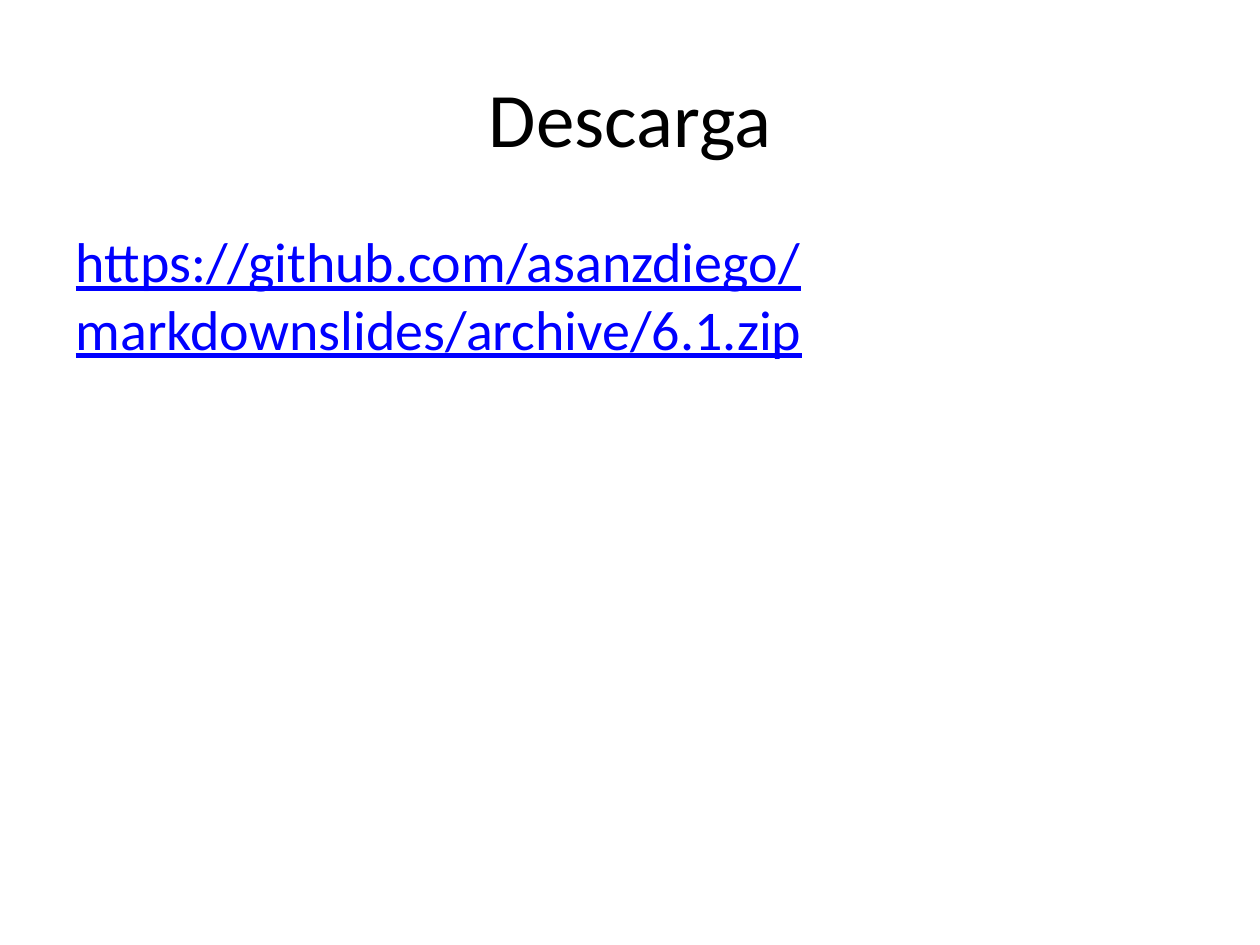
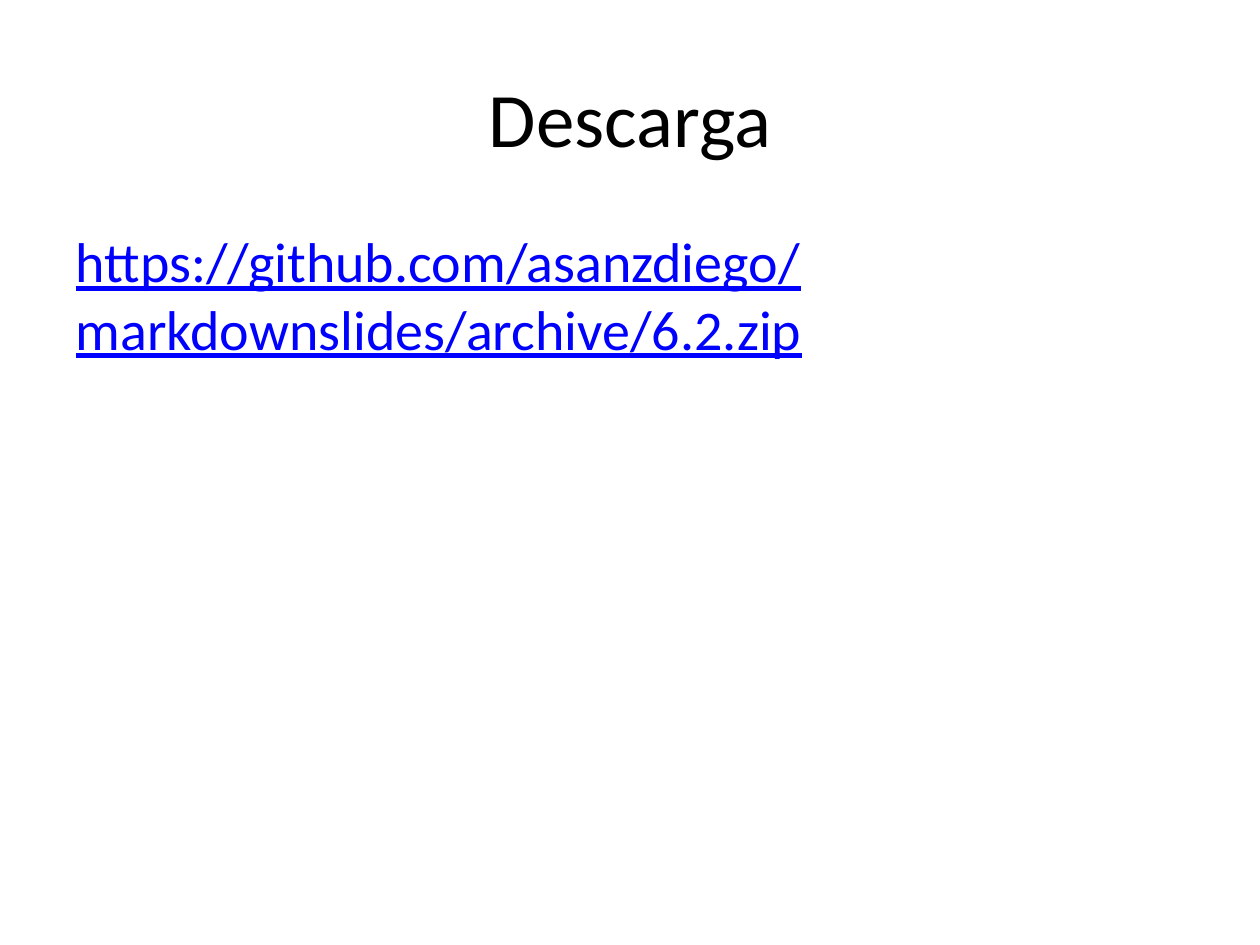
Before and after one commit to asanzdiego/markdownslides, a slide deck: slide 12 of doc/export/leeme-slides-plus.pptx. Drawn at 1260x945 pixels with LibreOffice and Linux fonts; fonts in the diff are those of the drawing. Boxes give left, top, right and bottom in pixels: in the first picture for what was removed or moved away, otherwise in the second. Text is boxed around its words. In the diff, an @@ line names an element or a change of style, - is before the commit and + after.

```diff
--- a/doc/export/leeme-slides-plus.pptx
+++ b/doc/export/leeme-slides-plus.pptx
@@ text at [76,243,802,359]: text changed @@
-https://github.com/asanzdiego/markdownslides/archive/6.1.zip
+https://github.com/asanzdiego/markdownslides/archive/6.2.zip
```
Also in this commit, not shown: 1 other slide changed, 1 slide added, 31 other files.
